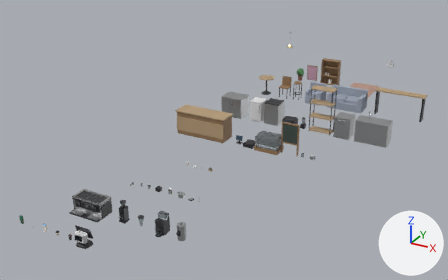
The glTF model assets/models/cafe_props.glb, before and after one commit.
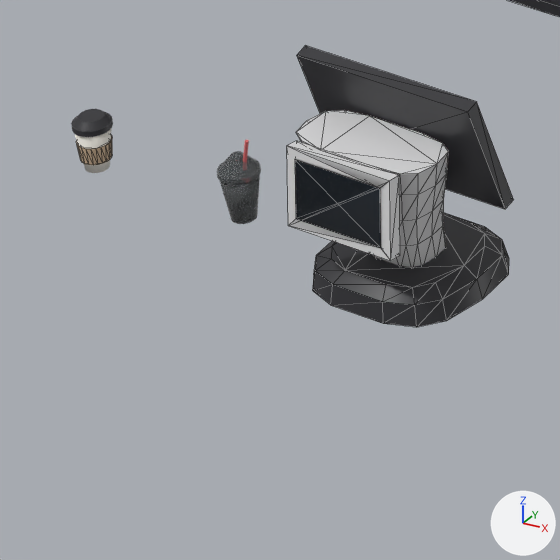
The first picture shows the older version from a 50 mm lens placed at (11.12, -12.19, 9.33), pointed at (1.3, 5.68, 0.4). The close-ups show the older and then the newer version on the part from 11% to 22% of the width and 79% to 96% of the height of that picture. Only the edits that show in the close-ups are written down. The axes (+X, +Y, +Z) are drawn at lower right. The lights are the same throughout. The close-ups show mesh edges as thin lines. Vertices at exactly the same position are counted once.

The first close-up shows 'POSDualScreen', 'PaperCupLid', 'PlasticCup', 'PlasticCupLid' and 4 more.
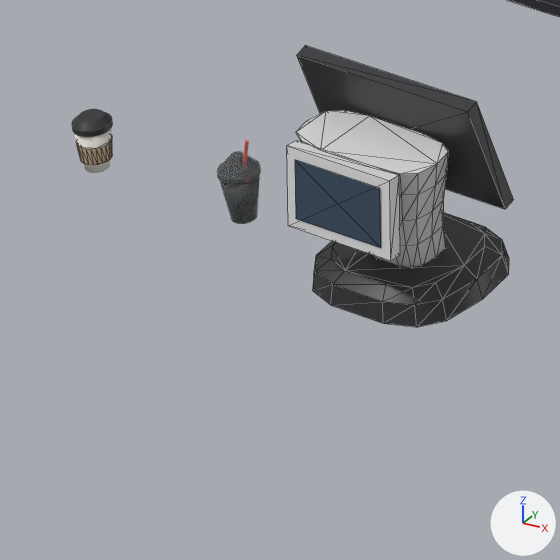
Edits to the bpy script that builds the scene:
```text
Change me_posdualscreen:
    used by ob_posdualscreen; location = (0.95, -1.5, 0.0)
    remove me_posdualscreen.from_pydata(...)  # 136 vertices, 253 faces; spans x -0.25..0.25, y -0.218..0.187, z 0.0..0.536
    add me_posdualscreen.from_pydata(...)  # 136 vertices, 244 faces; spans x -0.25..0.25, y -0.218..0.187, z 0.0..0.536
    me_posdualscreen part 1
    9 faces are deleted
```

Where the change shows, as pixel boxes [x1, y1, x2, y2] in the close-ups (560 x 560 px):
part 1 of me_posdualscreen, deleted: before [288, 146, 390, 260]
